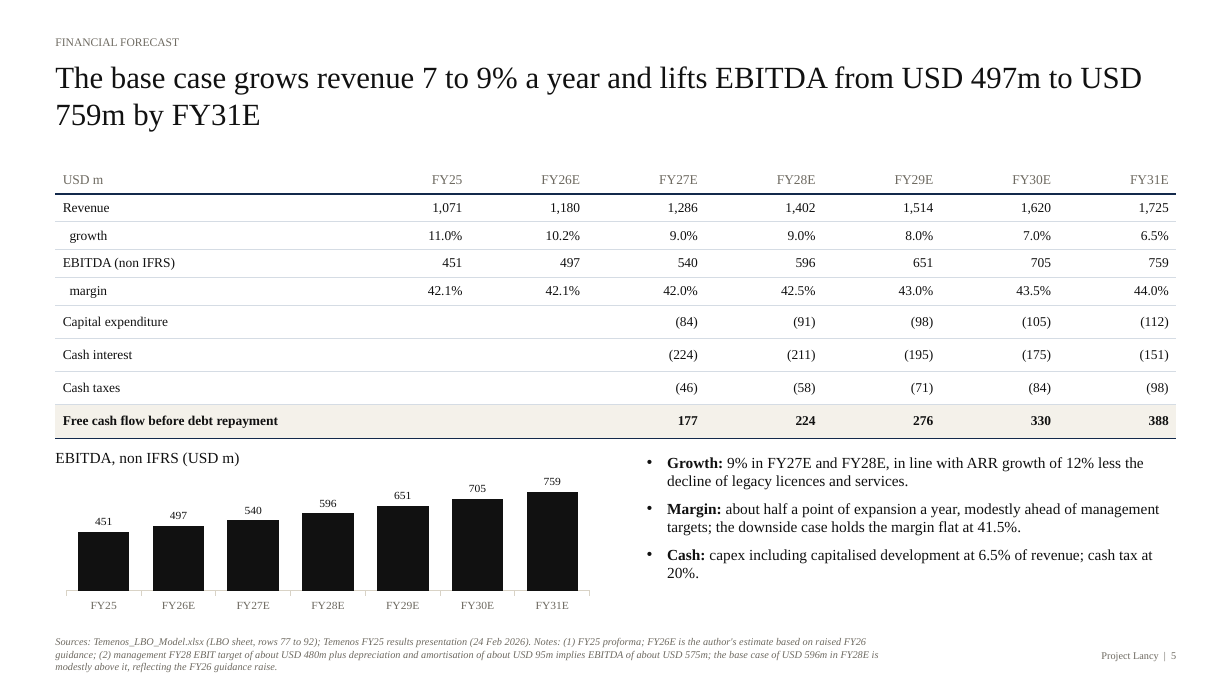
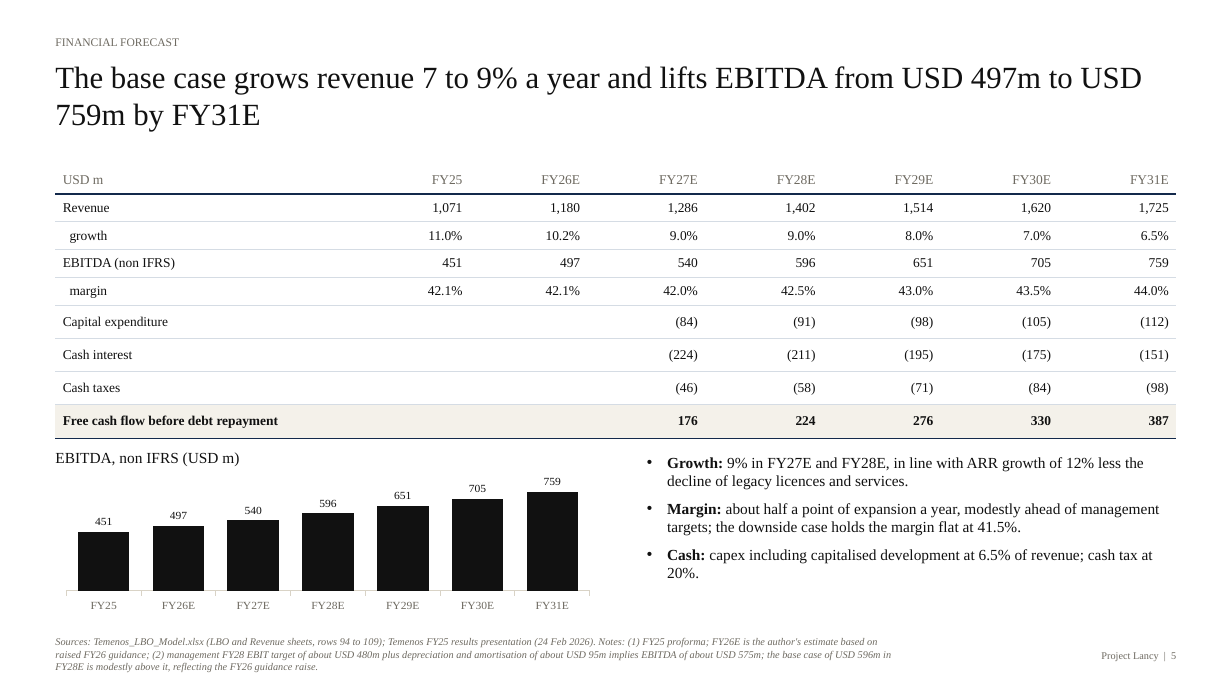
Before and after one commit to pascalielric/financelab, a slide deck: slide 5 of downloads/Temenos_LBO_IC_Deck.pptx. Drawn at 1232x693 pixels with LibreOffice and Linux fonts; fonts in the diff are those of the drawing. Boxes give left, top, right and bottom in pixels: in the first picture for what was removed or moved away, otherwise in the second. Text is boxed around its words. In the diff, an @@ line names an element or a change of style, - is before the commit and + after.

```diff
--- a/downloads/Temenos_LBO_IC_Deck.pptx
+++ b/downloads/Temenos_LBO_IC_Deck.pptx
@@ table at (x1=55, y1=166, x2=1174, y2=432) @@
-row 9, column 4: 177
+row 9, column 4: 176
-row 9, column 8: 388
+row 9, column 8: 387
@@ text at (x1=55, y1=638, x2=891, y2=672): text changed @@
-Sources: Temenos_LBO_Model.xlsx (LBO sheet, rows 77 to 92); Temenos FY25 results presentation (24 Feb 2026). Notes: (1) FY25 proforma; FY26E is the author's estimate based on raised FY26 guidance; (2) management FY28 EBIT target of about USD 480m plus depreciation and amortisation of about USD 95m implies EBITDA of about USD 575m; the base case of USD 596m in FY28E is modestly above it, reflecting the FY26 guidance raise.
+Sources: Temenos_LBO_Model.xlsx (LBO and Revenue sheets, rows 94 to 109); Temenos FY25 results presentation (24 Feb 2026). Notes: (1) FY25 proforma; FY26E is the author's estimate based on raised FY26 guidance; (2) management FY28 EBIT target of about USD 480m plus depreciation and amortisation of about USD 95m implies EBITDA of about USD 575m; the base case of USD 596m in FY28E is modestly above it, reflecting the FY26 guidance raise.
```
Also in this commit, not shown: 11 other slides changed, 3 slides added, 16 other files.
